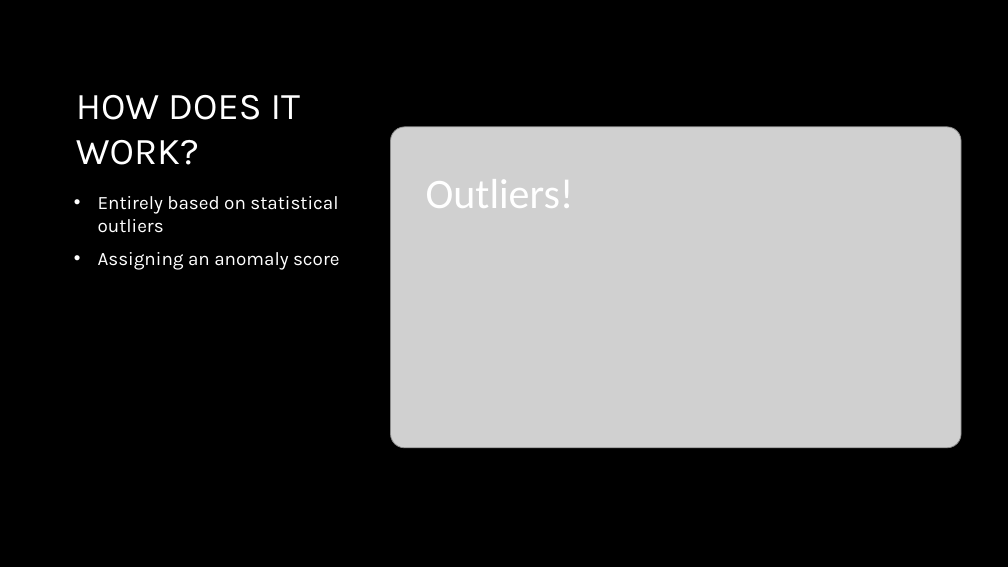
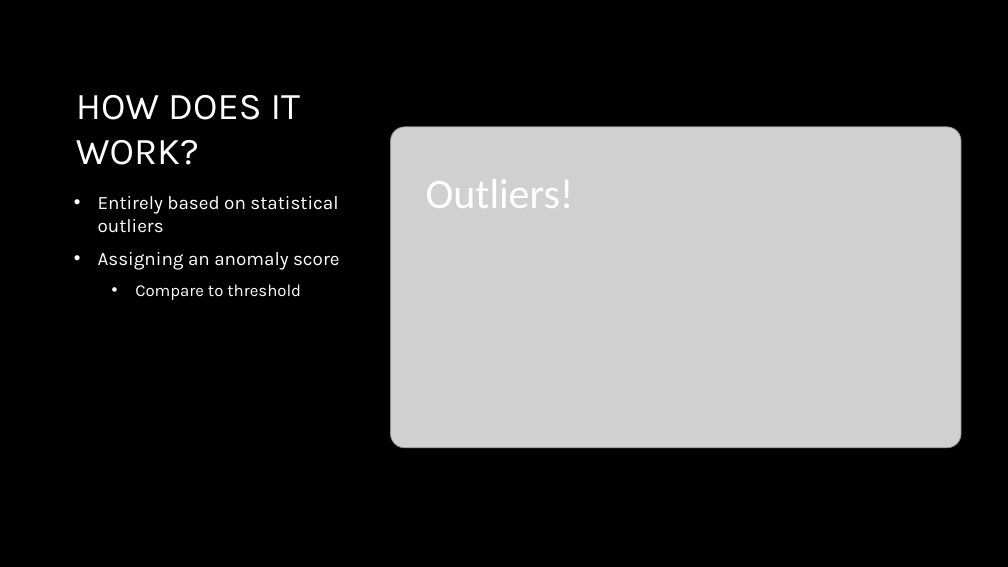
Before and after one commit to mdominguez2010/anomaly_detection, a slide deck: slide 5 of presentation/anomaly_detection.pptx. Drawn at 1008x567 pixels with LibreOffice and Linux fonts; fonts in the diff are those of the drawing; grey boxes stand for pictures; background and template pictures are left out. Boxes give left, top, right and bottom in pixels: in the first picture for what was removed or moved away, otherwise in the second. Text is boxed around its words. In the diff, an @@ line names an element or a change of style, - is before the commit and + after.

```diff
--- a/presentation/anomaly_detection.pptx
+++ b/presentation/anomaly_detection.pptx
@@ text at box(135, 284, 301, 300): paragraph added @@
+  • Compare to threshold
```
Also in this commit, not shown: 1 other slide changed, 1 other file.
